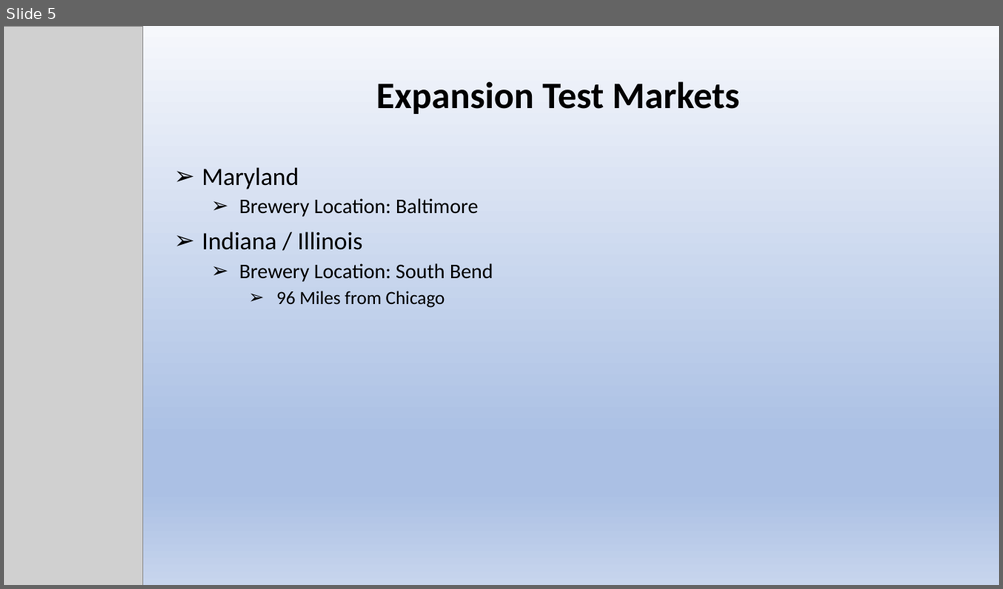
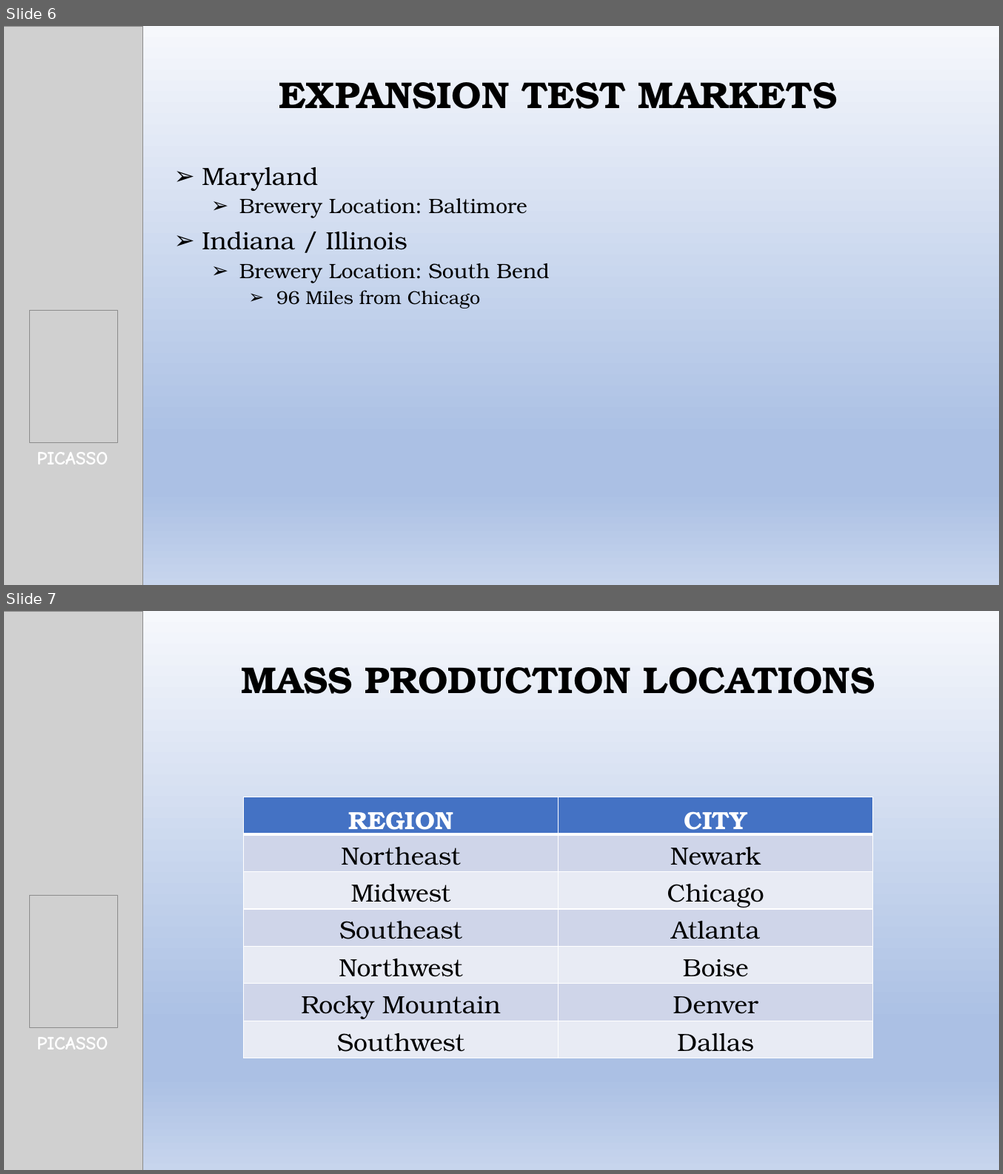
Before and after one commit to kjurekSMU/6306_JKT_Case_Study_1, a slide deck: Beer_Expansion_Project.pptx. Shown one above the other, each under a label of ours: slide 5 before the commit, slides 6 and 7 after it. The pictures are 1003x589 and 1003x1174 pixels, drawn with LibreOffice and Linux fonts; fonts in the diff are those of the drawing; grey boxes stand for pictures. Boxes give left, top, right and bottom in pixels: in the first picture for what was removed or moved away, otherwise in the second. Text is boxed around its words. In the diff, an @@ line names an element or a change of style, - is before the commit and + after.

Commit message:
Added: 1. KJurek_Case_Study_1.html 2. KJurek_Case_Study_1.Rmd 3. Ages.xlsx Updated: 1. Beer_Expansion_Project.pptx

```diff
--- a/Beer_Expansion_Project.pptx
+++ b/Beer_Expansion_Project.pptx
@@ slide 7 added at box(4, 611, 999, 1170), background gradient #F6F8FC to #ABC0E4 to #C7D5ED @@
@@ picture added at box(4, 611, 143, 1170) @@
@@ title added at box(242, 667, 875, 694), 36 pt, text #000000, bold @@
+MASS PRODUCTION LOCATIONS
@@ table added at box(244, 797, 874, 1059), 7 rows, 2 columns @@
+REGION | CITY
+Northeast | Newark
+Midwest | Chicago
+Southeast | Atlanta
+Northwest | Boise
+Rocky Mountain | Denver
+Southwest | Dallas
@@ picture added at box(29, 896, 117, 1028) @@
@@ text added at box(37, 1037, 108, 1050), 18 pt, text #FFFFFF, bold @@
+PICASSO
@@ what was slide 5 is now slide 6 @@
@@ slide 6 changed as well @@
@@ title at box(279, 82, 837, 109): text changed; font Calibri to TeX Gyre Bonum @@
-Expansion Test Markets
+EXPANSION TEST MARKETS
@@ subtitle "Maryland" at box(202, 167, 549, 309): font Calibri to TeX Gyre Bonum @@
@@ picture added at box(29, 311, 117, 443) @@
@@ text added at box(37, 452, 108, 465), 18 pt, text #FFFFFF, bold @@
+PICASSO
```
Also in this commit, not shown: 4 other slides changed, 3 other slides added, 1 slide removed, 3 other files.
